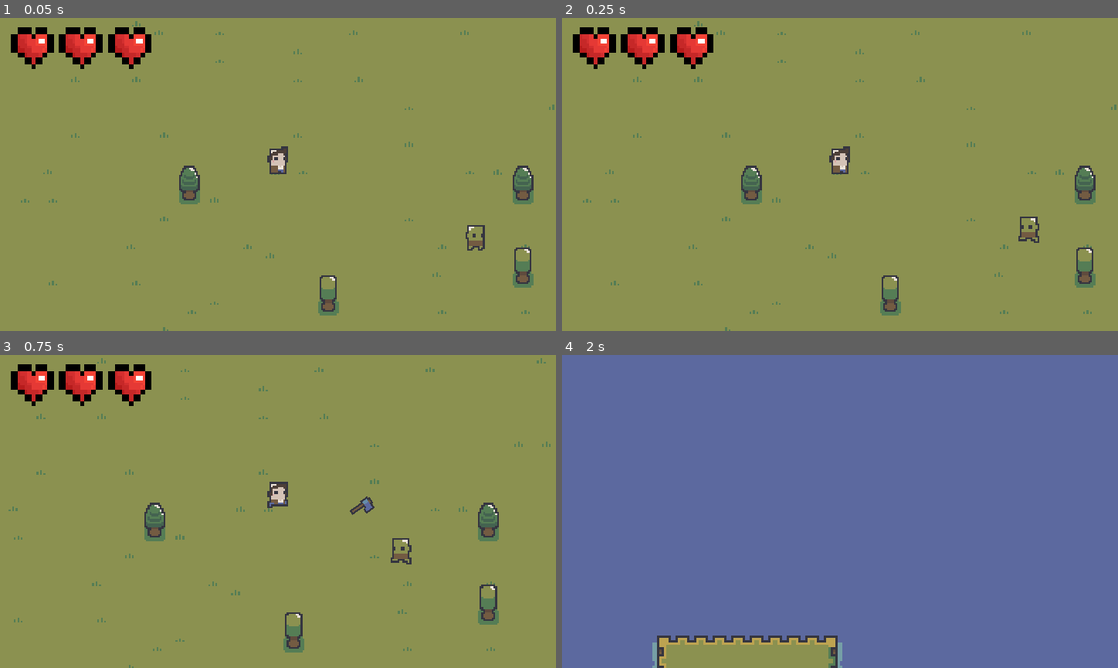
Above: before the commit, frames 1-4 (two rows, left to right).
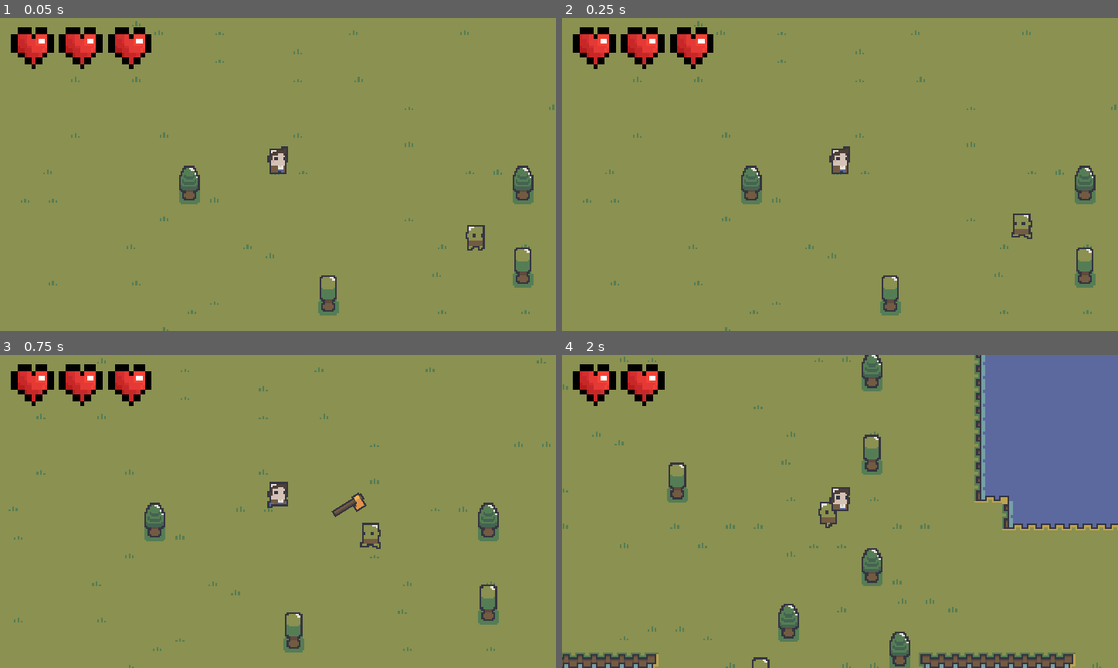
Above: after the commit, the same moments.

Repository: Garic152/axe_or_die
Game: Godot game, scene res://Scenes/proc_gen_world.tscn
The game is run twice, just before and just after one commit, with the same random seed, the same clock (stepped at 60 frames per second) and the same inputs.
Inputs (mouse positions are in pixels of both pictures, inside the frame that each line leads up to):
- Up to frame 1 (0.05 s): no input
- Up to frame 2 (0.25 s): no input
- Up to frame 3 (0.75 s): move the mouse to (400, 495) at 0.52 s; hold Right (ui_right) from 0.53 s (still down); click (400, 495) at 0.6 s
- Up to frame 4 (2 s): move the mouse to (728, 527) at 1.27 s; release Right (ui_right) at 1.28 s; hold Down (ui_down) from 1.28 s (still down); click (728, 527) at 1.35 s

Frame 1 is identical in both runs. In frame 2, 0.2% of the frame differs, in the area x 80-86%, y 62-72%; in frame 3, 0.6%; in frame 4, 85%, in the area x 0-100%, y 0-100%.

Commit message:
Added enemy spawner

Diff:
--- a/Scenes/EnemyGoblin.tscn
+++ b/Scenes/EnemyGoblin.tscn
@@ -109,10 +109,11 @@
 
 [node name="CharacterBody2D" type="CharacterBody2D" groups=["enemy"]]
 z_index = 1
+y_sort_enabled = true
 collision_layer = 2
-collision_mask = 5
+collision_mask = 7
 script = ExtResource("1_23ow5")
-speed = 40
+speed = 70
 ray_length = 30
 
 [node name="ContextRays" type="Node2D" parent="."]
@@ -156,4 +157,8 @@
 position = Vector2(0, -8)
 shape = SubResource("RectangleShape2D_wg1jk")
 
+[node name="hurt" type="Timer" parent="."]
+wait_time = 0.4
+one_shot = true
+
 [connection signal="area_entered" from="hurtbox" to="." method="_on_hurtbox_area_entered"]
--- a/Scenes/enemy_goblin.gd
+++ b/Scenes/enemy_goblin.gd
@@ -5,6 +5,7 @@
 @onready var context_rays_node = $ContextRays
 @onready var health = $Health
 @onready var effects = $AnimatedSprite2D/Effects
+@onready var is_hurt: Timer = $hurt
 
 @export var speed: int
 @export var ray_length: int
@@ -12,7 +13,6 @@
 @export var max_health = 3
 
 var current_health: int = max_health
-var is_hurt: bool = false
 
 var move_directions = [
 	Vector2(1, 0).normalized(),          # 0 degrees
@@ -101,19 +101,18 @@
 	updateAnimation()
 
 
-func knockback(source: Vector2):
-	velocity = (global_position - source).normalized() * 500
+func knockback(source: Vector2, knockback: int):
+	velocity = (global_position - source).normalized() * 100 * knockback
 	move_and_slide()
 
 
 func _on_hurtbox_area_entered(area: Area2D) -> void:
-	if is_hurt: return
+	if is_hurt.is_stopped() == false: return
 
 	if area.is_in_group("weapon"):
-		is_hurt = true
+		is_hurt.start()
 		current_health -= area.damage
-		knockback(area.global_position)
+		knockback(area.global_position, area.knockback)
 		effects.play("hurt")
 	if current_health <= 0:
 		queue_free()
-	is_hurt = false
--- a/Scenes/player.tscn
+++ b/Scenes/player.tscn
@@ -151,4 +151,12 @@
 position = Vector2(0, -8)
 shape = SubResource("RectangleShape2D_rjvax")
 
+[node name="hurt" type="Timer" parent="."]
+wait_time = 0.4
+one_shot = true
+
+[node name="attack_cooldown" type="Timer" parent="."]
+wait_time = 0.5
+one_shot = true
+
 [connection signal="area_entered" from="hurtbox" to="." method="_on_hurtbox_area_entered"]
--- a/Scenes/weapons/axe.tscn
+++ b/Scenes/weapons/axe.tscn
@@ -5,28 +5,29 @@
 
 [sub_resource type="AtlasTexture" id="AtlasTexture_crhtv"]
 atlas = ExtResource("1_vl3af")
-region = Rect2(51, 28, 8, 14)
+region = Rect2(39, 26, 9, 20)
 
 [sub_resource type="RectangleShape2D" id="RectangleShape2D_qxy41"]
-size = Vector2(6, 8)
+size = Vector2(6, 9)
 
 [node name="axe" type="RigidBody2D"]
 collision_layer = 0
 collision_mask = 0
 
 [node name="Sprite2D" type="Sprite2D" parent="."]
+position = Vector2(0, -10)
 texture = SubResource("AtlasTexture_crhtv")
-offset = Vector2(0, -7)
+offset = Vector2(-0.5, 0)
 
 [node name="hitbox" type="Area2D" parent="Sprite2D" groups=["weapon"]]
 script = ExtResource("1_osauy")
 
 [node name="CollisionShape2D" type="CollisionShape2D" parent="Sprite2D/hitbox"]
-position = Vector2(2, -10)
+position = Vector2(2, -5.5)
 shape = SubResource("RectangleShape2D_qxy41")
 
 [node name="CollisionPolygon2D" type="CollisionPolygon2D" parent="."]
-polygon = PackedVector2Array(-3, -14, 1, -14, 1, -13, 4, -13, 4, -7, 1, -7, 1, -8, 0, -8, 0, 0, -3, 0, -3, -8, -4, -8, -4, -13, -3, -13)
+polygon = PackedVector2Array(-4, -20, 0, -20, 0, -19, 4, -19, 4, -12, 0, -12, 0, 0, -4, 0, -4, -14, -5, -14, -5, -19, -4, -19)
 
 [node name="Timer" type="Timer" parent="."]
 one_shot = true
--- /dev/null
+++ b/Scripts/enemy_spawner.gd
@@ -0,0 +1,47 @@
+extends Node
+
+@onready var enemy = preload("res://Scenes/EnemyGoblin.tscn")
+
+var ground_layer = TileMapLayer
+var player = CharacterBody2D
+
+var spawn_timer = 2.0  # Seconds between spawns
+var time_since_last_spawn = 0.0
+
+var ground_border_arr = [Vector2i(-1, -1), Vector2i(1, 5), Vector2i(2, 5), Vector2i(3, 5), Vector2i(1, 6), Vector2i(3, 6), Vector2i(1, 7), Vector2i(2, 7), Vector2i(3, 7), Vector2i(1, 8), Vector2i(2, 8), Vector2i(3, 8), Vector2i(4, 5), Vector2i(5, 5), Vector2i(4, 6), Vector2i(5, 6)]
+
+# Called when the node enters the scene tree for the first time.
+func _ready() -> void:
+	var current_scene = get_tree().get_current_scene()
+	if current_scene and current_scene.has_node("Player") and current_scene.has_node("Ground"):
+		player = current_scene.get_node("Player")
+		ground_layer = current_scene.get_node("Ground")
+	else:
+		print(error_string(0))
+
+
+func _process(delta: float) -> void:
+	time_since_last_spawn += delta
+
+	if time_since_last_spawn >= spawn_timer:
+		spawn_enemy()
+		time_since_last_spawn = 0.0
+
+
+# Called every frame. 'delta' is the elapsed time since the previous frame.
+func spawn_enemy() -> void:
+	var x = randf_range(-1.0, 1.0)
+	var y = randf_range(-1.0, 1.0)
+	if x == 0 and y == 0:
+		x = 1
+
+	var direction = Vector2(x, y).normalized()
+
+	var spawn_distance = randi_range(100, 200)
+	var spawn_position = player.global_position + direction * spawn_distance
+
+	var grid_position = ground_layer.local_to_map(spawn_position.round())
+	if ground_layer.get_cell_atlas_coords(grid_position) == Vector2i(2, 6):
+		var enemy_inst = enemy.instantiate()
+		enemy_inst.global_position = spawn_position
+		get_tree().root.add_child(enemy_inst)
--- a/Scripts/player.gd
+++ b/Scripts/player.gd
@@ -9,9 +9,10 @@
 @onready var effects = $Effects
 @onready var sprite = $Sprite2D
 @onready var axe = preload("res://Scenes/weapons/axe.tscn")
+@onready var attack_cooldown = $attack_cooldown
+@onready var is_hurt = $hurt
 
 var current_health: int = maxHealth
-var isHurt: bool = false
 
 
 func _ready() -> void:
@@ -19,20 +20,25 @@
 
 
 func throw_axe() -> void:
-	# get throw coordinations
-	var mouse_pos = get_global_mouse_position()
-	var throw_direction = (mouse_pos - self.global_position).normalized()
+	if attack_cooldown.is_stopped():
+		# get throw coordinations
+		var mouse_pos = get_global_mouse_position()
+		var throw_direction = (mouse_pos - self.global_position).normalized()
 
-	# spawn axe
-	var axe_inst = axe.instantiate()
-	axe_inst.global_position += throw_direction * 20
+		# spawn axe
+		var axe_inst = axe.instantiate()
+		axe_inst.global_position += throw_direction * 10
 
-	# apply physics
-	axe_inst.apply_central_impulse(throw_direction * 200)
-	var torque = 2000 if throw_direction.x >= 0 else -2000
-	axe_inst.apply_torque(torque)
+		# apply physics
+		axe_inst.apply_central_impulse(throw_direction * 200)
+		var torque = 6000 if throw_direction.x >= 0 else -6000
+		if throw_direction.x < 0:
+			axe_inst.get_child(0).flip_h = true
+		axe_inst.apply_torque(torque)
 
-	add_child(axe_inst)
+		add_child(axe_inst)
+
+		attack_cooldown.start()
 
 
 func handleInput():
@@ -52,6 +58,9 @@
 
 
 func handleCollison():
+	var collision_count = get_slide_collision_count()
+	if collision_count == 0:
+		return
 	for i in get_slide_collision_count():
 		var collision = get_slide_collision(i)
 		var collider = collision.get_collider()
@@ -65,19 +74,18 @@
 
 
 func _on_hurtbox_area_entered(area: Area2D) -> void:
-	if isHurt: return
+	if is_hurt.is_stopped() == false: return
 
 	if area.get_parent().is_in_group("enemy"):
-		isHurt = true
+		is_hurt.start()
 		current_health -= 1
 		HealthChanged.emit(current_health)
 		knockback(area.global_position)
 		effects.play("hurt_blink")
 	if current_health <= 0:
 		queue_free()
-	isHurt = false
 
 
 func knockback(source: Vector2):
-	velocity = (global_position - source).normalized() * 500
+	velocity = (global_position - source).normalized() * 300
 	move_and_slide()
--- a/Scripts/weapon.gd
+++ b/Scripts/weapon.gd
@@ -1,12 +1,13 @@
 extends Area2D
 
 @export var damage: int = 1
-@export var knockback: int = 5
+@export var knockback: int = 3
 
 
 func _on_area_entered(area: Area2D) -> void:
 	if area.get_parent().is_in_group("enemy"):
-		self.queue_free()
+		# self.queue_free()
+		pass
 
 
 func _on_timer_timeout() -> void:
--- a/project.godot
+++ b/project.godot
@@ -15,6 +15,10 @@
 config/features=PackedStringArray("4.3", "Forward Plus")
 run/max_fps=144
 config/icon="res://icon.svg"
+
+[autoload]
+
+EnemySpawner="*res://Scripts/enemy_spawner.gd"
 
 [display]
 
